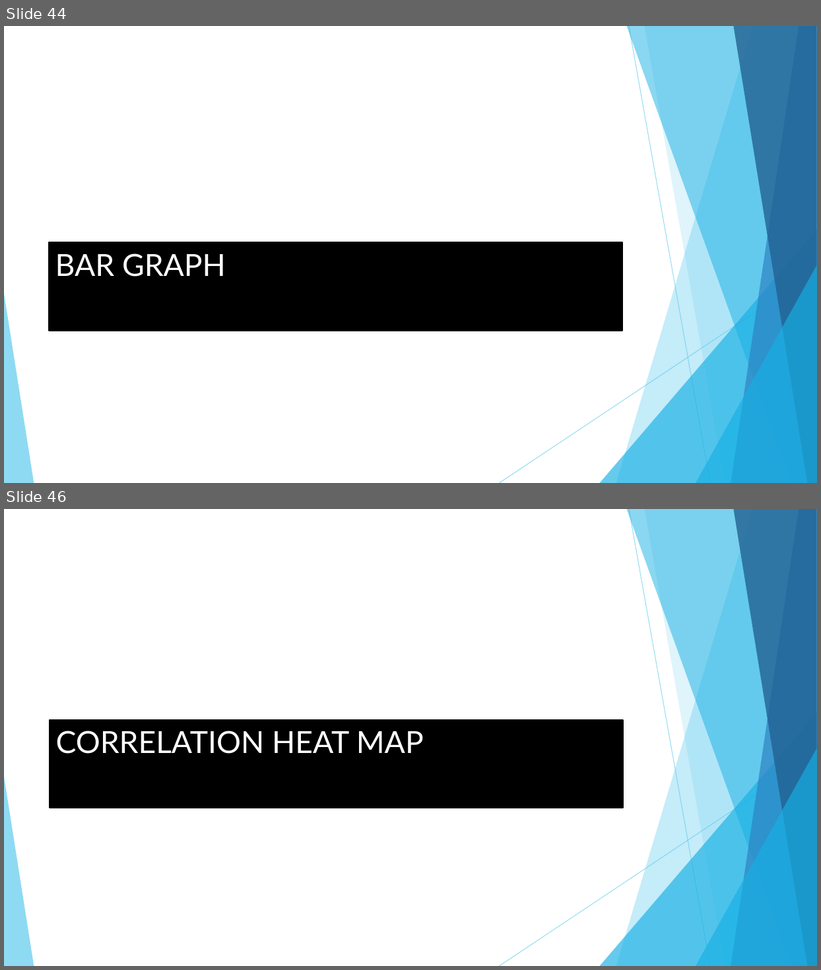
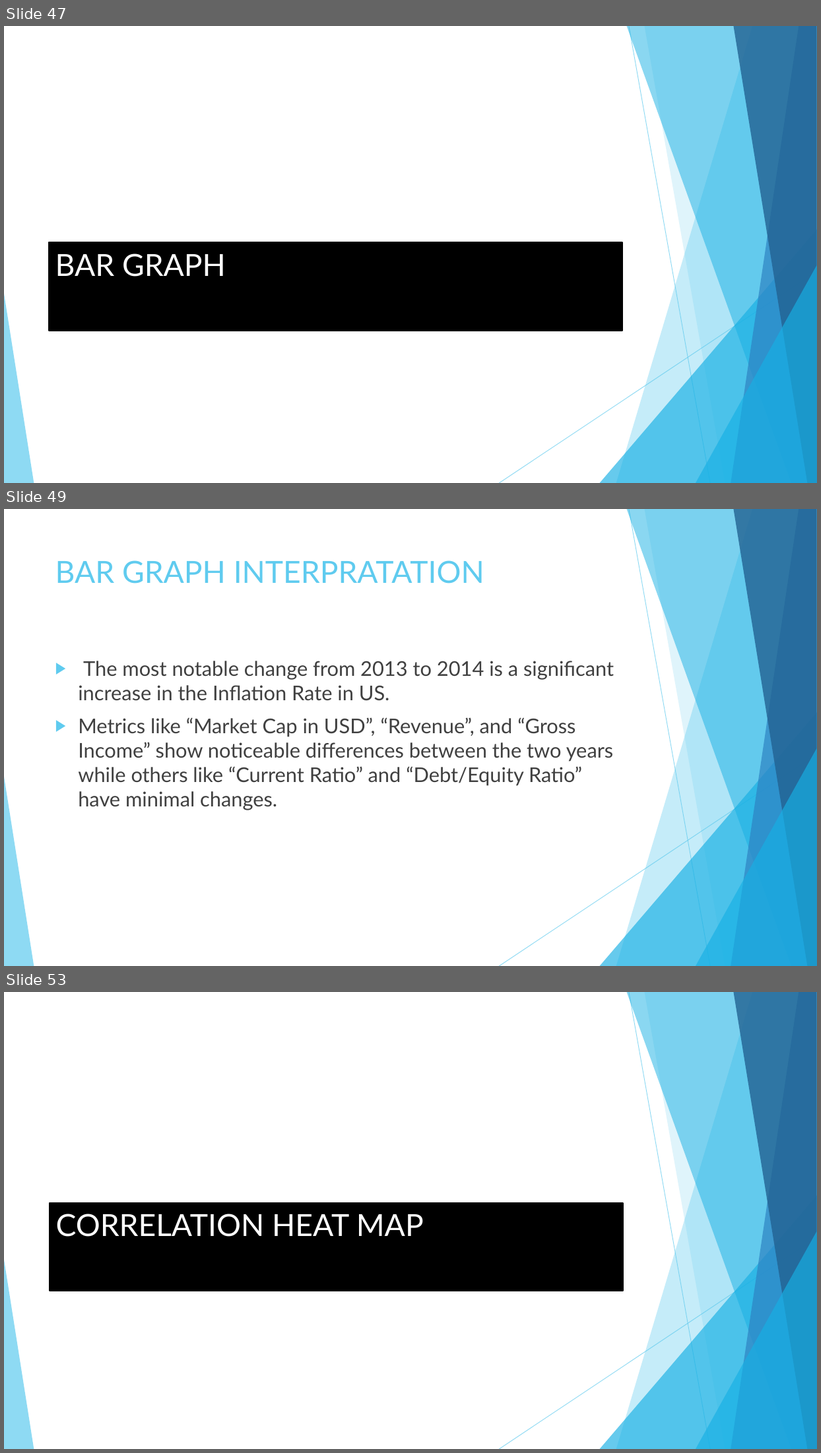
Before and after one commit to chogevic/dsc-dvp-project02, a slide deck: Data Visualization for Financial Statements.pptx. Shown one above the other, each under a label of ours: slides 44 and 46 before the commit, slides 47, 49 and 53 after it; the slides between them are not shown. The pictures are 821x970 and 821x1453 pixels, drawn with LibreOffice and Linux fonts; fonts in the diff are those of the drawing. Boxes give left, top, right and bottom in pixels: in the first picture for what was removed or moved away, otherwise in the second. Text is boxed around its words. In the diff, an @@ line names an element or a change of style, - is before the commit and + after.

```diff
--- a/Data Visualization for Financial Statements.pptx
+++ b/Data Visualization for Financial Statements.pptx
@@ slide 49 added at (4, 509, 817, 966), background #FFFFFF; not listed: 10 template elements that a slide beside it also shows @@
@@ title added at (55, 560, 484, 584), 36 pt, text #5FCBEF @@
+BAR GRAPH INTERPRATATION
@@ text added at (78, 661, 614, 811), 24 pt, text #404040 @@
+▶ The most notable change from 2013 to 2014 is a significant increase in the Inflation Rate in US.
+▶ Metrics like “Market Cap in USD”, “Revenue”, and “Gross Income” show noticeable differences between the two years while others like “Current Ratio” and “Debt/Equity Ratio” have minimal changes.
@@ what was slide 44 is now slide 47 @@
@@ what was slide 46 is now slide 53 @@
```
Also in this commit, not shown: 18 slides changed, 11 other slides added, 1 slide removed, 4 other files.
